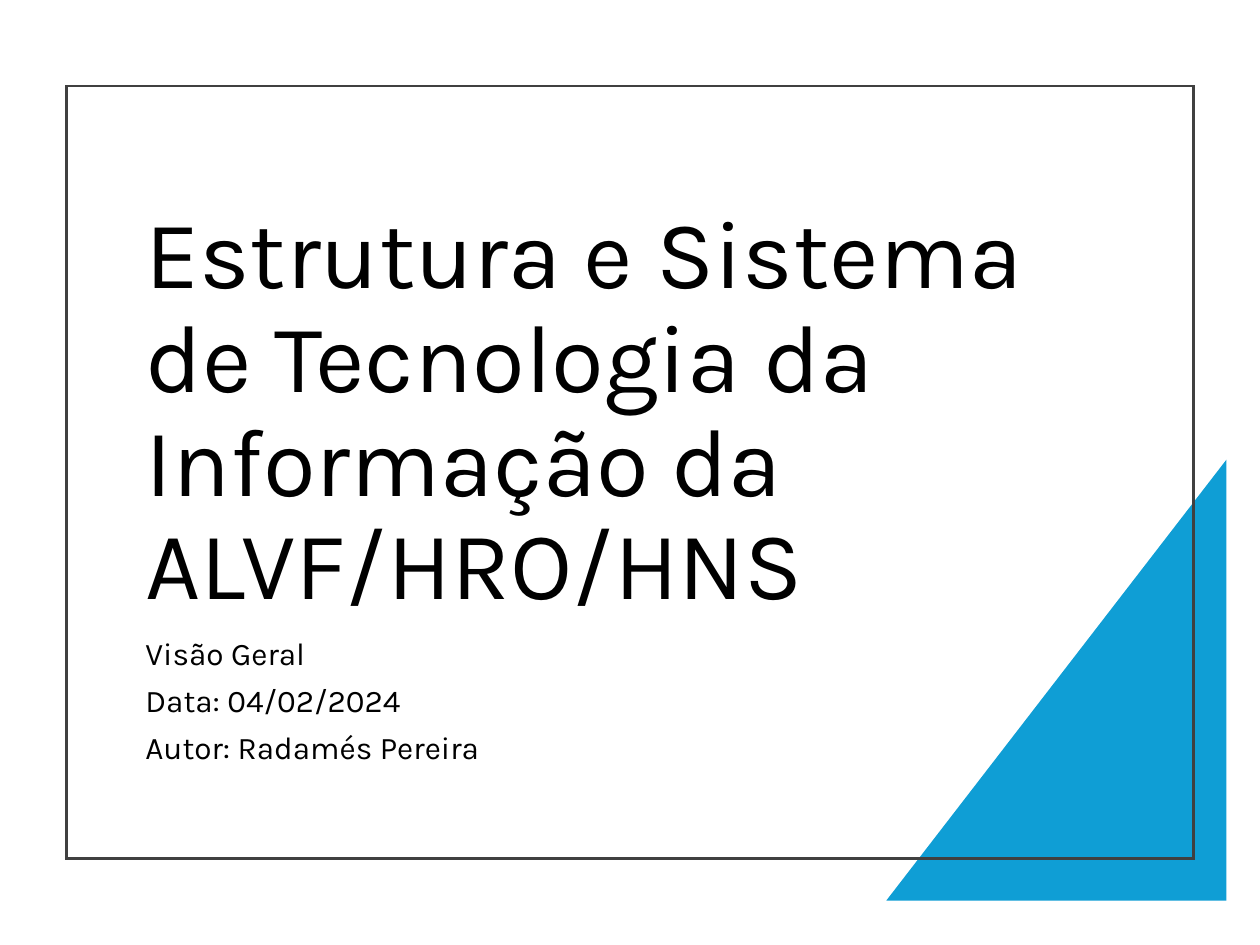
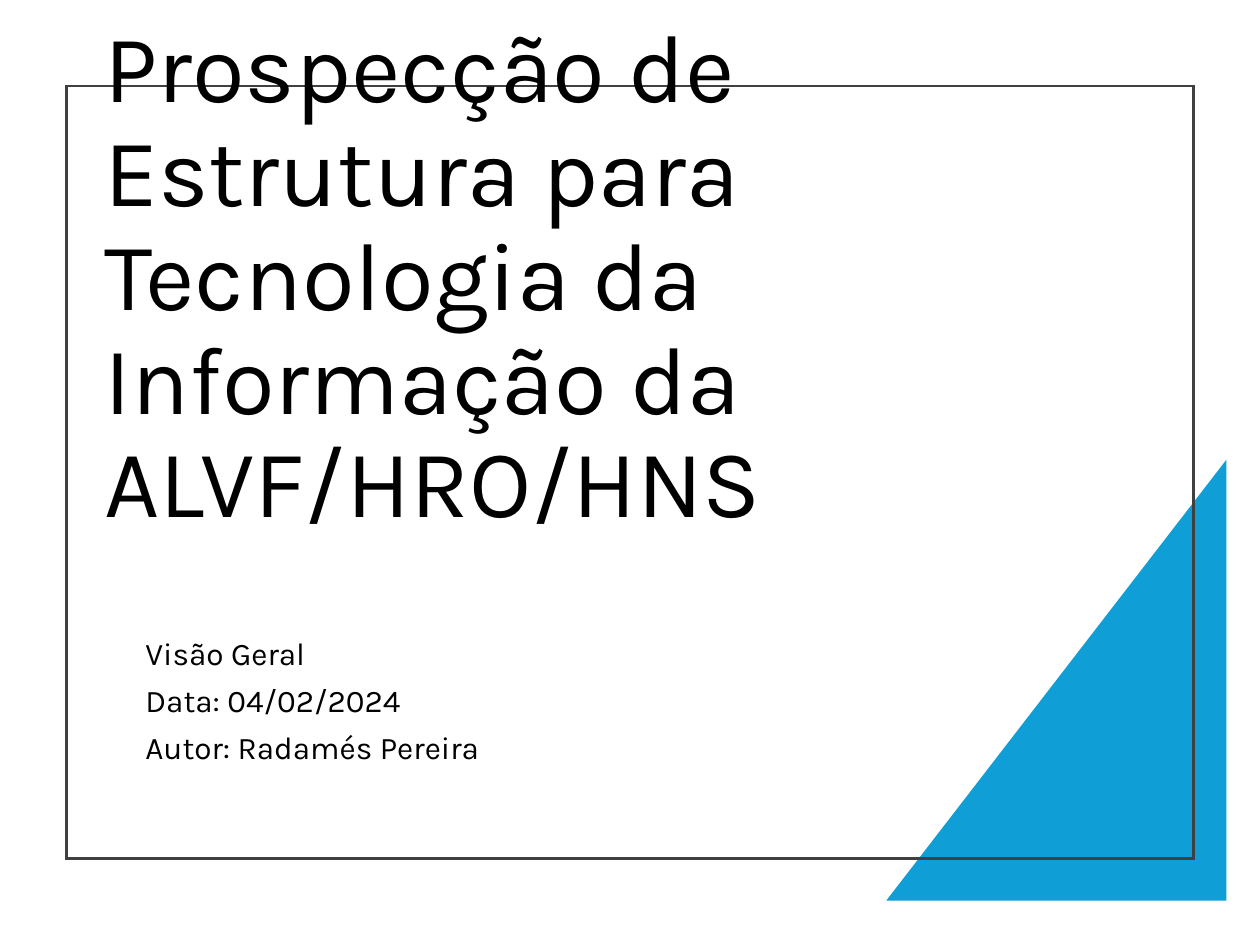
Before and after one commit to ProjetosALVF/ALVF_ProspeccaoGestao_TI, a slide deck: slide 1 of ALVF_AnalisePropostas_TI_DiretoriaExecutiva_Fev_2025/Apresentação_Estrutura_SI_ALVF.pptx. Drawn at 1260x945 pixels with LibreOffice and Linux fonts; fonts in the diff are those of the drawing. Boxes give left, top, right and bottom in pixels: in the first picture for what was removed or moved away, otherwise in the second. Text is boxed around its words. In the diff, an @@ line names an element or a change of style, - is before the commit and + after.

```diff
--- a/ALVF_AnalisePropostas_TI_DiretoriaExecutiva_Fev_2025/Apresentação_Estrutura_SI_ALVF.pptx
+++ b/ALVF_AnalisePropostas_TI_DiretoriaExecutiva_Fev_2025/Apresentação_Estrutura_SI_ALVF.pptx
@@ title at [104,36,761,524]: text changed @@
-Estrutura e Sistema de Tecnologia da Informação da ALVF/HRO/HNS
+Prospecção de Estrutura para Tecnologia da Informação da ALVF/HRO/HNS
```
Also in this commit, not shown: 12 other slides changed, 5 slides added, 2 other files.
